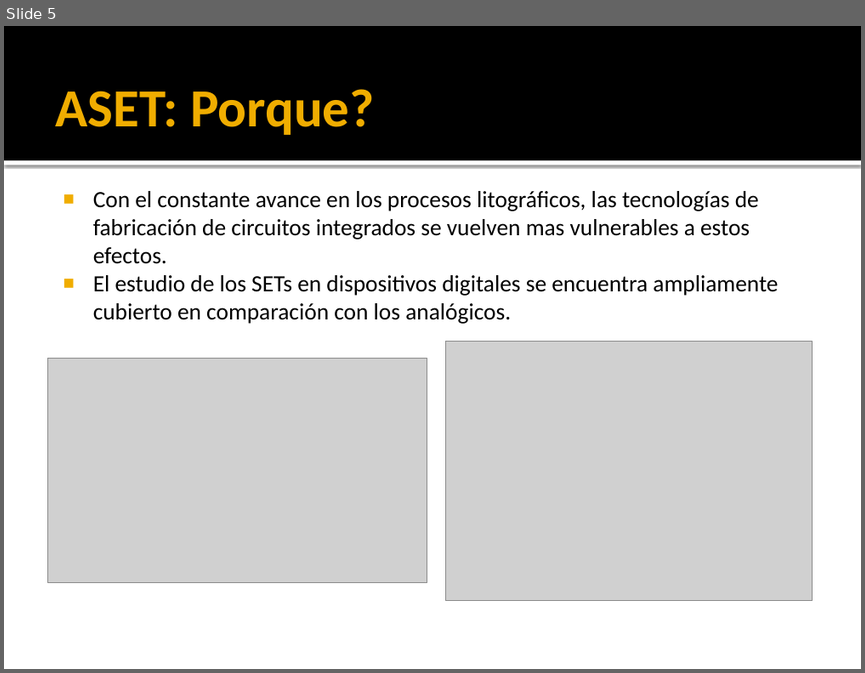
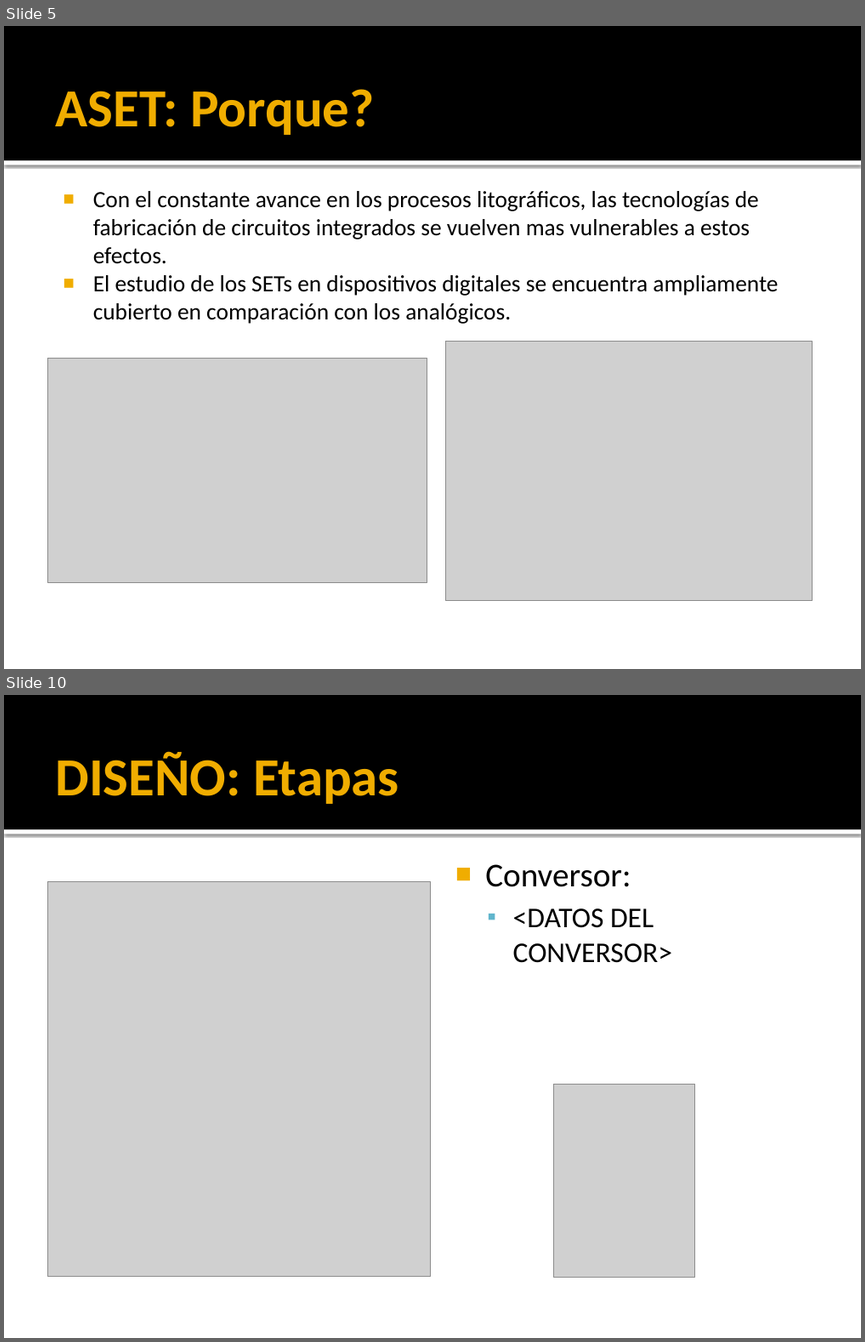
Before and after one commit to ginotkj/fiocs, a slide deck: Documentation/Documentacion/PRESENTACION.pptx. Shown one above the other, each under a label of ours: slide 5 before the commit, slides 5 and 10 after it; the slides between them are not shown. The pictures are 865x673 and 865x1342 pixels, drawn with LibreOffice and Linux fonts; fonts in the diff are those of the drawing; grey boxes stand for pictures. Boxes give left, top, right and bottom in pixels: in the first picture for what was removed or moved away, otherwise in the second. Text is boxed around its words. In the diff, an @@ line names an element or a change of style, - is before the commit and + after.

```diff
--- a/Documentation/Documentacion/PRESENTACION.pptx
+++ b/Documentation/Documentacion/PRESENTACION.pptx
@@ slide 10 added at <box>4,695,861,1338</box>, background #FFFFFF; not listed: 2 template elements that a slide beside it also shows @@
@@ title added at <box>55,751,399,804</box>, 45 pt, text #F0AD00, bold @@
+DISEÑO: Etapas
@@ text added at <box>485,864,672,963</box>, 24 pt, text #000000 @@
+■ Conversor:
+  ▪ <DATOS DEL CONVERSOR>
@@ picture added at <box>47,882,430,1276</box> @@
@@ picture added at <box>554,1084,695,1276</box> @@
```
Also in this commit, not shown: 9 other slides added.
